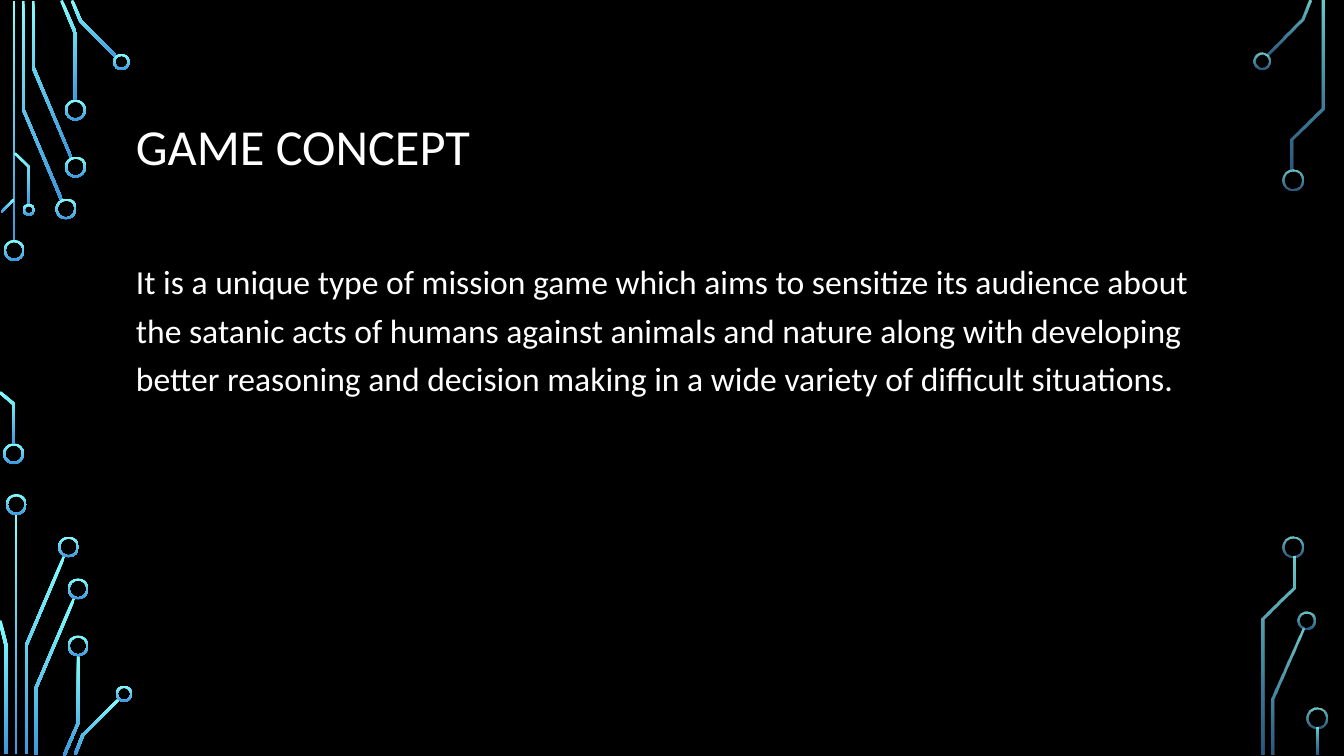
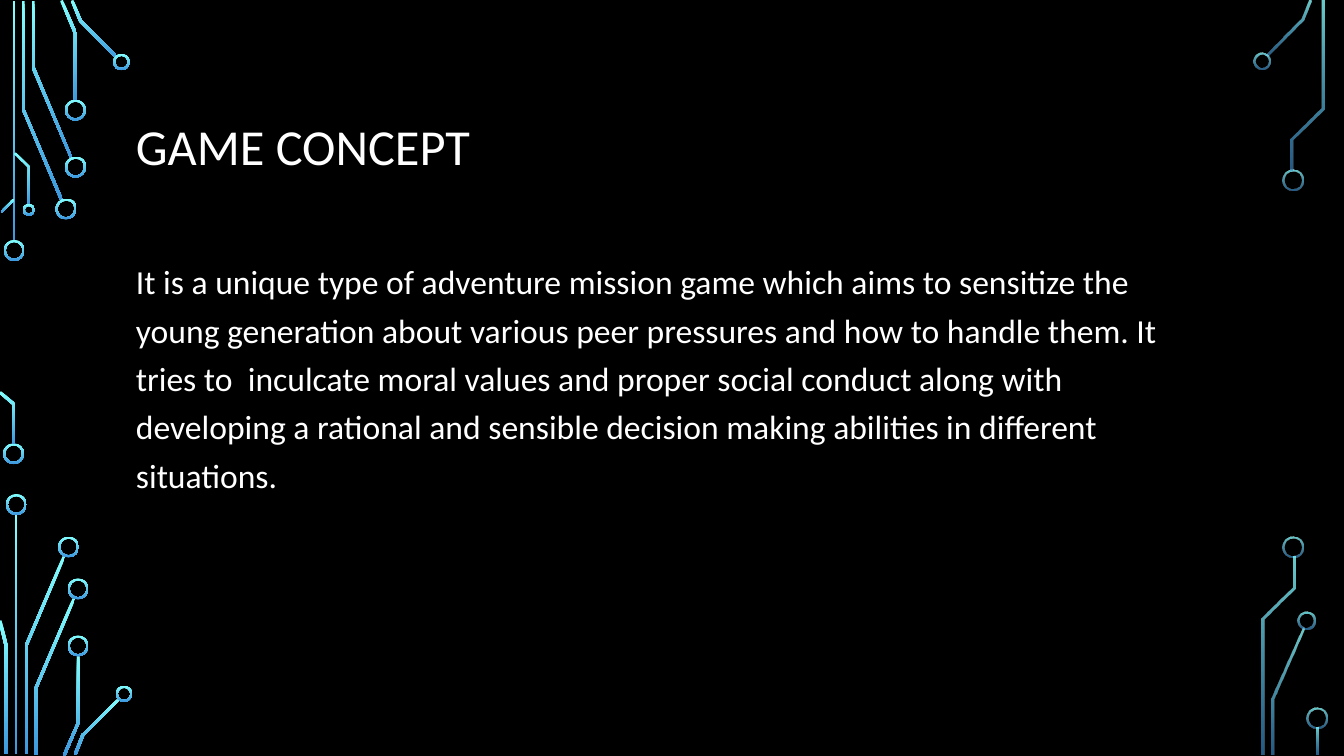
Before and after one commit to ShreyaSharma99/Game_Task3_COP290, a slide deck: slide 3 of Game_Document.pptx. Drawn at 1344x756 pixels with LibreOffice and Linux fonts; fonts in the diff are those of the drawing; background and template pictures are left out. Boxes give left, top, right and bottom in pixels: in the first picture for what was removed or moved away, otherwise in the second. Text is boxed around its words. In the diff, an @@ line names an element or a change of style, - is before the commit and + after.

Commit message:
Game_doc2

```diff
--- a/Game_Document.pptx
+++ b/Game_Document.pptx
@@ text at (136,270,1156,489): text changed @@
-It is a unique type of mission game which aims to sensitize its audience about the satanic acts of humans against animals and nature along with developing better reasoning and decision making in a wide variety of difficult situations.
+It is a unique type of adventure mission game which aims to sensitize the young generation about various peer pressures and how to handle them. It tries to inculcate moral values and proper social conduct along with developing a rational and sensible decision making abilities in different situations.
```
Also in this commit, not shown: 4 other slides changed, 5 slides added.
